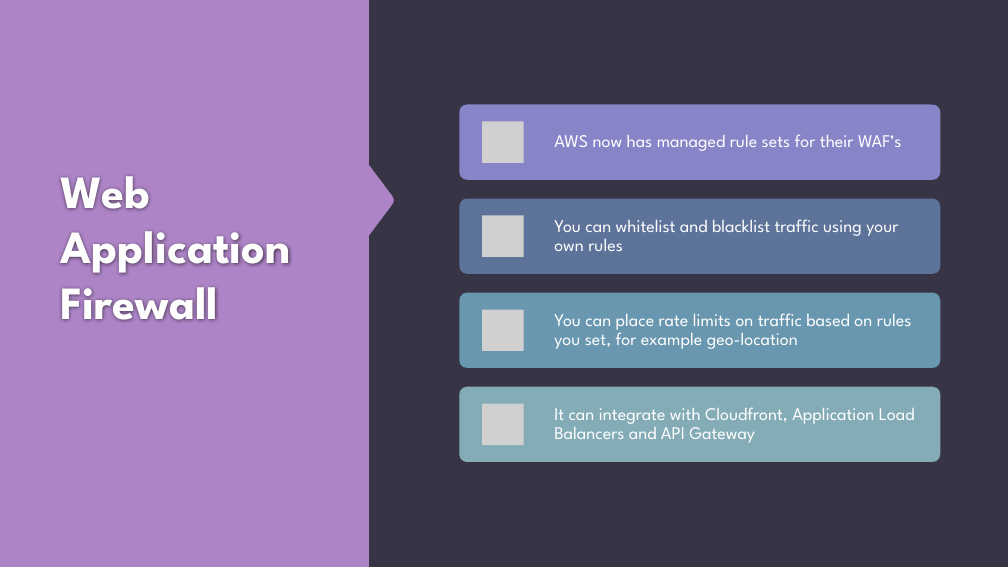
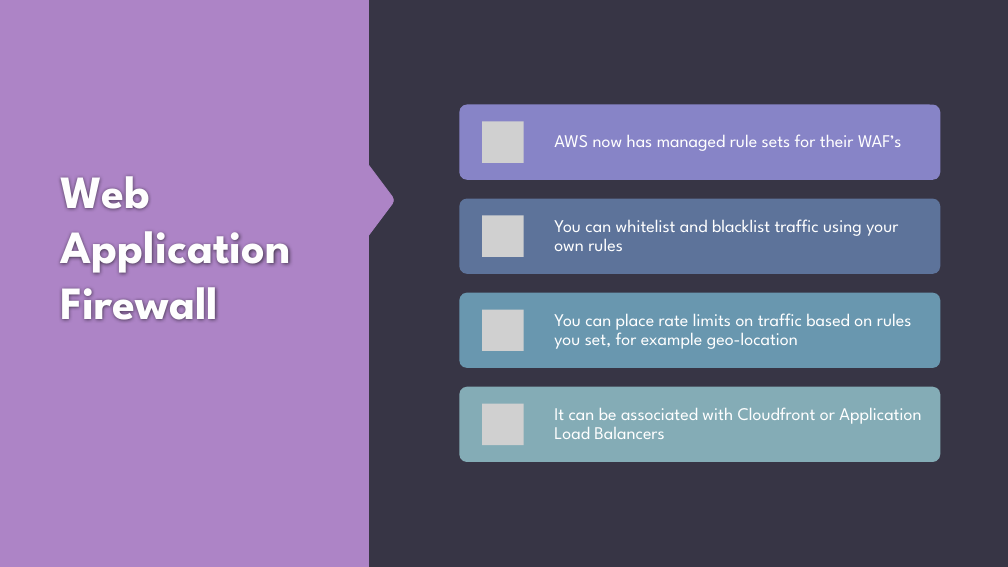
Before and after one commit to francalovescakes/cloud-network-security, a slide deck: slide 2 of waf.pptx. Drawn at 1008x567 pixels with LibreOffice and Linux fonts; fonts in the diff are those of the drawing; grey boxes stand for pictures; background and template pictures are left out. Boxes give left, top, right and bottom in pixels: in the first picture for what was removed or moved away, otherwise in the second. Text is boxed around its words. In the diff, an @@ line names an element or a change of style, - is before the commit and + after.

```diff
--- a/waf.pptx
+++ b/waf.pptx
@@ text at [554,407,921,439]: text changed @@
-It can integrate with Cloudfront, Application Load Balancers and API Gateway
+It can be associated with Cloudfront or Application Load Balancers
```
Also in this commit, not shown: 1 other slide changed, 2 slides added, 37 other files.
